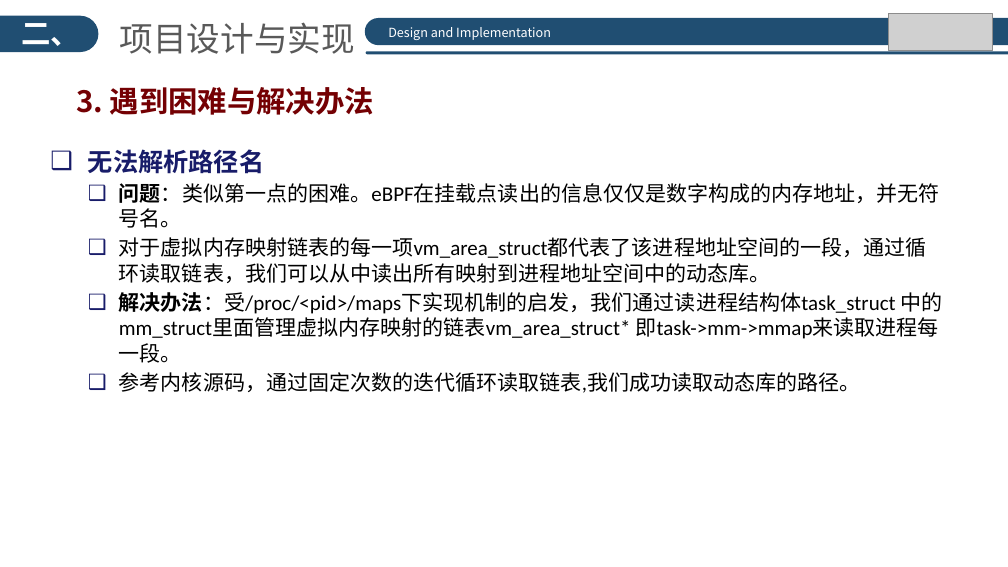
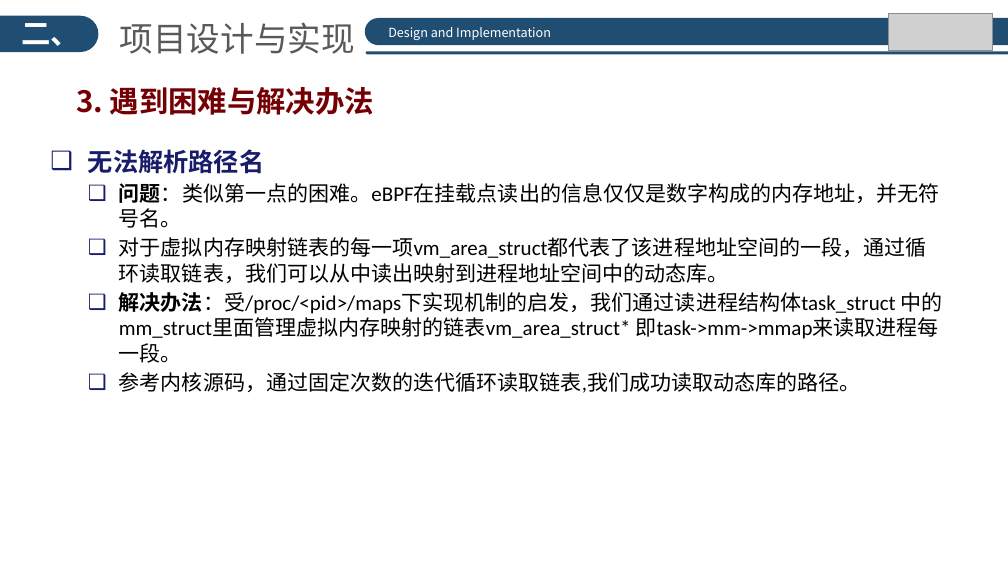
Before and after one commit to hrpccs/CrashCrawler, a slide deck: slide 13 of doc/Crashcrawler_SYSU.pptx. Drawn at 1008x567 pixels with LibreOffice and Linux fonts; fonts in the diff are those of the drawing; grey boxes stand for pictures; background and template pictures are left out. Boxes give left, top, right and bottom in pixels: in the first picture for what was removed or moved away, otherwise in the second. Text is boxed around its words. In the diff, an @@ line names an element or a change of style, - is before the commit and + after.

```diff
--- a/doc/Crashcrawler_SYSU.pptx
+++ b/doc/Crashcrawler_SYSU.pptx
@@ text at bbox=[119, 237, 927, 283]: text changed @@
-  ❑ 对于虚拟内存映射链表的每一项vm_area_struct都代表了该进程地址空间的一段，通过循环读取链表，我们可以从中读出所有映射到进程地址空间中的动态库。
+  ❑ 对于虚拟内存映射链表的每一项vm_area_struct都代表了该进程地址空间的一段，通过循环读取链表，我们可以从中读出映射到进程地址空间中的动态库。
```
Also in this commit, not shown: 4 other slides changed, 2 slides added, 1 slide removed, 2 other files.
